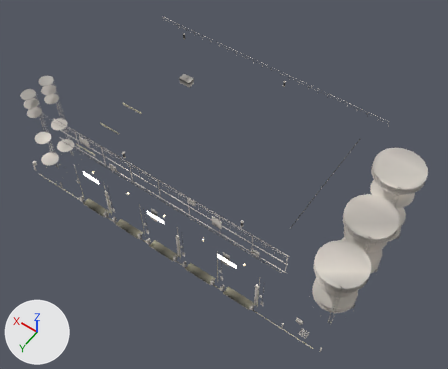
Renders of the glTF model godot/assets/city/roadside/exchange_hall_detail.glb from each side of a commit.
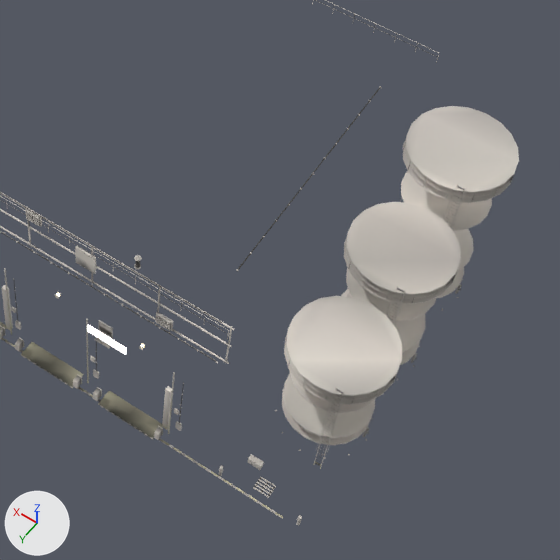
Old and new are each drawn whole from a camera (50 mm lens) standing at (-36.1, 48.3, 80.2) and looking at (-3.0, 1.9, 7.3) and again close up on the part from 39% to 100% of the width and 26% to 100% of the height. Lighting does not change. The marker at lower left points along +X, +Y and +Z. The first two pictures are the older version. Vertices at exactly the same position are counted once.

Objects in the first close-up: 'exchange_hall_detail'.
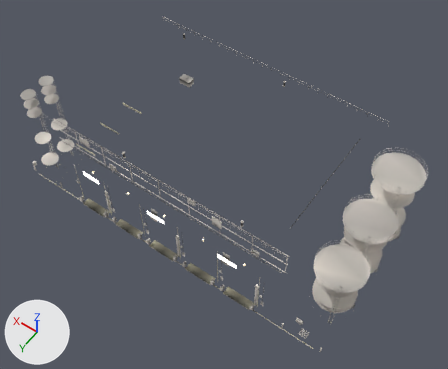
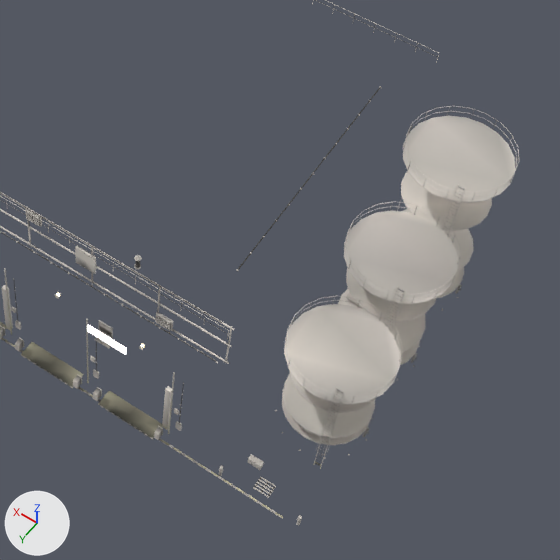
Changed parts and their boxes [x1, y1, x2, y2] in the close-ups (560 x 560 px):
part 1 of me_exchange_hall_detail, added: after [286, 106, 519, 400]
part 2 of me_exchange_hall_detail, recoloured: before [284, 142, 515, 404]; after [284, 107, 518, 404]

The edits, one by one:
me_exchange_hall_detail is used by ob_exchange_hall_detail; location (0.0, 0.0, 0.0).
me_exchange_hall_detail had 19482 vertices, 32032 faces and spanned x -28.2..28.3, y -13.3..14.0, z 0.8..18.5.
me_exchange_hall_detail now has 20202 vertices, 33016 faces and spans x -28.2..28.3, y -13.3..14.0, z 0.8..18.5.
me_exchange_hall_detail part 1: 720 vertices added at x -28.2..-21.0, y -11.6..9.6, z 10.5..16.6.
me_exchange_hall_detail part 2: 977 kept faces spanning x -28.2..24.7, y -11.6..9.6, z 2.4..16.9 get new vertex colours; the middle colour goes from grey #bbb8b4 to light grey #c3c1bc.
